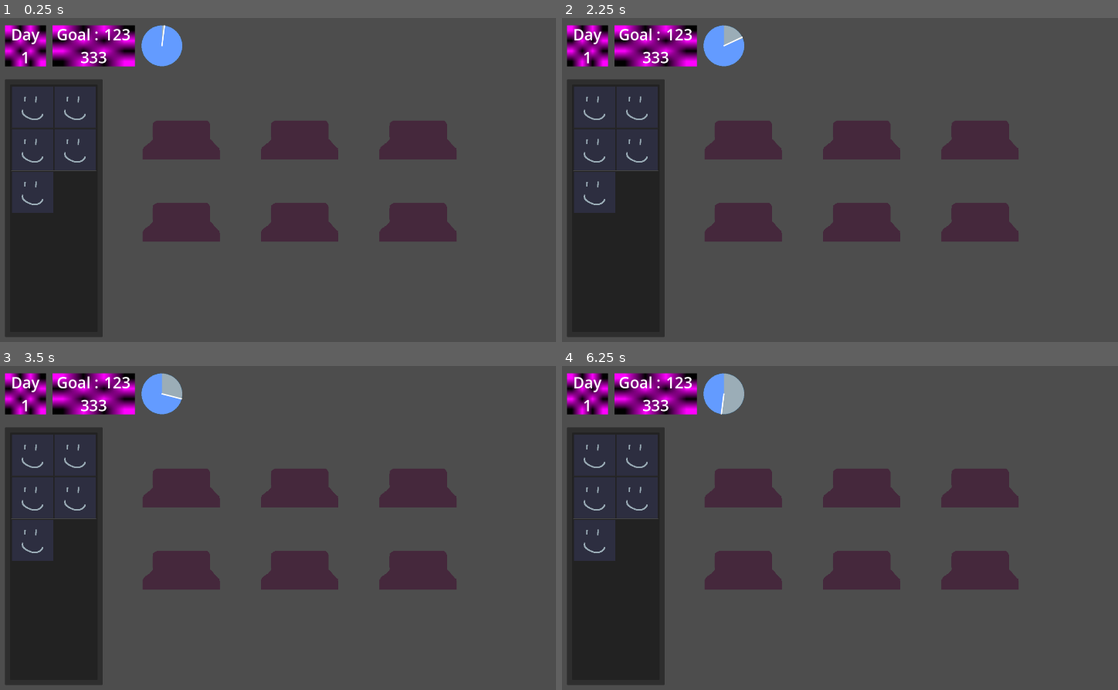
Above: before the commit, frames 1-4 (two rows, left to right).
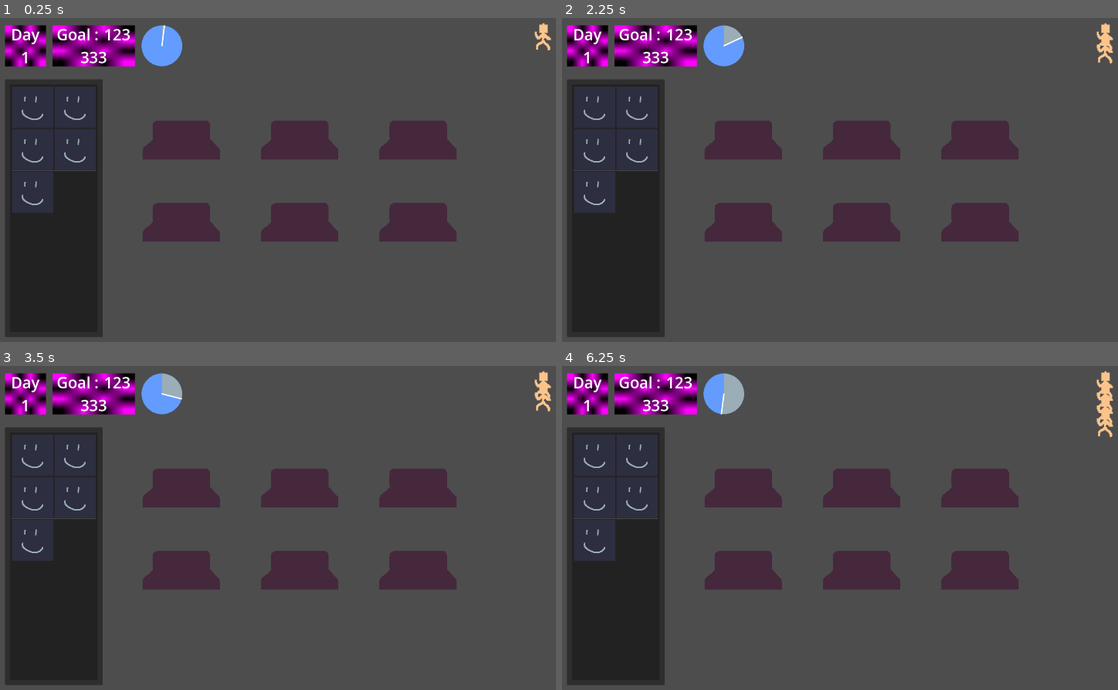
Above: after the commit, the same moments.

Repository: adiandrianto/GundamMaidCafe
Game: Godot game, scene res://Scenes/main_scene.tscn
The game is run twice, just before and just after one commit, with the same random seed, the same clock (stepped at 60 frames per second) and the same inputs.
Inputs (mouse positions are in pixels of both pictures, inside the frame that each line leads up to):
- Up to frame 1 (0.25 s): no input
- Up to frame 2 (2.25 s): tap Enter at 0.5 s; move the mouse to (1001, 170) at 0.52 s; click (1001, 170) at 0.67 s; drag from (739, 205) to (862, 137) at 1.27 s; tap Space at 2 s; move the mouse to (928, 111) at 2.02 s; click (928, 111) at 2.17 s
- Up to frame 3 (3.5 s): tap Enter at 2.75 s; drag from (272, 605) to (300, 485) at 2.77 s
- Up to frame 4 (6.25 s): tap Space at 3.5, 5.75 s; move the mouse to (1051, 589) at 3.52 s; click (1051, 589) at 3.67 s; drag from (678, 485) to (745, 570) at 4.27 s; tap Enter at 5 s; move the mouse to (895, 537) at 5.02 s; click (895, 537) at 5.17 s; drag from (773, 450) to (979, 570) at 5.77 s

The runs differ from the first frame. In frame 1, 0.1% of the frame differs, in the area x 96-100%, y 1-11%; in frame 2, 0.2%; in frame 3, 0.2%; in frame 4, 0.4%, in the area x 96-100%, y 1-22%.

Commit message:
fix drag bug

Diff:
--- /dev/null
+++ b/Resources/Levels/level_01.tres
@@ -0,0 +1,13 @@
+[gd_resource type="Resource" script_class="LevelParam" format=3 uid="uid://dd578tonen54x"]
+
+[ext_resource type="Script" uid="uid://exowwjnkm4qb" path="res://Resources/Levels/level_base.gd" id="1_2rucu"]
+
+[resource]
+script = ExtResource("1_2rucu")
+level = 1
+total_table = 4
+total_goal = 20
+level_duration = 30.0
+total_maid = 5
+total_customer = 8
+metadata/_custom_type_script = "uid://exowwjnkm4qb"
--- a/Resources/Levels/level_base.gd
+++ b/Resources/Levels/level_base.gd
@@ -1,7 +1,10 @@
-extends Node
-class_name LevelRes
+extends Resource
+class_name LevelParam
 
 @export var level: int
 @export var total_table: int
 @export var total_goal: int
 @export var level_duration: float #berapa detik waktunya
+
+@export var total_maid: int
+@export var total_customer: int
--- a/Scenes/Prefabs/customer.tscn
+++ b/Scenes/Prefabs/customer.tscn
@@ -12,6 +12,7 @@
 script = ExtResource("1_678vv")
 
 [node name="Sprite" type="Sprite2D" parent="." unique_id=385557896]
+unique_name_in_owner = true
 material = ExtResource("2_678vv")
 texture = ExtResource("1_c1v3n")
 
@@ -19,3 +20,4 @@
 shape = SubResource("CapsuleShape2D_g1rta")
 
 [connection signal="area_entered" from="." to="." method="_on_area_entered"]
+[connection signal="area_exited" from="." to="." method="_on_area_exited"]
--- a/Scenes/Prefabs/level.gd
+++ b/Scenes/Prefabs/level.gd
@@ -1,3 +1,23 @@
 extends Node
 
-@export var level: LevelRes
+const CUSTOMER_SCENE = preload("uid://c45ii4qayngo0")
+
+@export var level: LevelParam
+
+@onready var customer_container: Node2D = %CustomerContainer
+@onready var customer_timer: Timer = %CustomerTimer
+
+func _ready() -> void:
+	customer_timer.timeout.connect(_customer_come)
+	_customer_come()
+
+func _customer_come():
+	if level.total_customer <= 0:
+		print("no more customer")
+		return
+	var customer: Customer = CUSTOMER_SCENE.instantiate()
+	customer.queue = customer_container
+	customer_container.add_child(customer)
+	customer_container.update_layout()
+
+	level.total_customer -= 1
--- /dev/null
+++ b/Scenes/customer_queue.gd
@@ -0,0 +1,10 @@
+extends Node2D
+
+@export var spacing := 40
+
+func update_layout():
+	for i in range(get_child_count()):
+		var customer = get_child(i)
+
+		customer.position = Vector2(0, i * spacing)
+		#customer.input_pickable = (i == 0)
--- a/Scenes/main_scene.tscn
+++ b/Scenes/main_scene.tscn
@@ -4,10 +4,12 @@
 [ext_resource type="Texture2D" uid="uid://bwewcyswgkccw" path="res://Assets/Visual/Timer/under.png" id="2_6ev3c"]
 [ext_resource type="Script" uid="uid://djukkam3b3ipd" path="res://Scenes/Prefabs/level.gd" id="2_huasi"]
 [ext_resource type="Texture2D" uid="uid://bv8g2acg7rq5h" path="res://Assets/Visual/Gundam/portrait_placeholder.png" id="2_maf8m"]
+[ext_resource type="Resource" uid="uid://dd578tonen54x" path="res://Resources/Levels/level_01.tres" id="3_m1efj"]
 [ext_resource type="Texture2D" uid="uid://gqrwyfcrtey5" path="res://Assets/Visual/Timer/progress.png" id="3_maf8m"]
 [ext_resource type="Script" uid="uid://bd0silew467al" path="res://Scripts/timer.gd" id="4_huasi"]
 [ext_resource type="Texture2D" uid="uid://drop2d8nm5yea" path="res://Assets/Visual/Timer/over.png" id="5_m1efj"]
 [ext_resource type="PackedScene" uid="uid://caad16wajmi5r" path="res://Scenes/Prefabs/table.tscn" id="7_maf8m"]
+[ext_resource type="Script" uid="uid://dpihwoxs0dphu" path="res://Scenes/customer_queue.gd" id="10_76v2p"]
 
 [sub_resource type="PlaceholderTexture2D" id="PlaceholderTexture2D_2ia5b"]
 size = Vector2(128, 128)
@@ -24,6 +26,7 @@
 grow_vertical = 2
 theme = ExtResource("1_iacmt")
 script = ExtResource("2_huasi")
+level = ExtResource("3_m1efj")
 
 [node name="BG" type="Control" parent="." unique_id=874234324]
 layout_mode = 1
@@ -32,6 +35,7 @@
 anchor_bottom = 1.0
 grow_horizontal = 2
 grow_vertical = 2
+mouse_filter = 2
 metadata/_edit_lock_ = true
 
 [node name="UI" type="Control" parent="." unique_id=935409973]
@@ -178,6 +182,7 @@
 anchor_bottom = 1.0
 grow_horizontal = 2
 grow_vertical = 2
+mouse_filter = 2
 
 [node name="MarginContainer" type="MarginContainer" parent="TableContainer" unique_id=1365365625]
 layout_mode = 0
@@ -213,6 +218,33 @@
 layout_mode = 2
 
 [node name="CustomerQueue" type="Control" parent="." unique_id=1491381192]
-anchors_preset = 0
-offset_right = 40.0
-offset_bottom = 40.0
+layout_mode = 1
+anchors_preset = 1
+anchor_left = 1.0
+anchor_right = 1.0
+grow_horizontal = 0
+pivot_offset_ratio = Vector2(1, 0)
+mouse_filter = 2
+
+[node name="MarginContainer" type="MarginContainer" parent="CustomerQueue" unique_id=902208456]
+layout_mode = 1
+anchors_preset = 1
+anchor_left = 1.0
+anchor_right = 1.0
+offset_left = -64.0
+offset_bottom = 64.0
+grow_horizontal = 0
+pivot_offset_ratio = Vector2(1, 0)
+mouse_filter = 2
+theme_override_constants/margin_top = 64
+theme_override_constants/margin_right = 128
+
+[node name="CustomerTimer" type="Timer" parent="CustomerQueue" unique_id=131248599]
+unique_name_in_owner = true
+wait_time = 2.0
+autostart = true
+
+[node name="CustomerContainer" type="Node2D" parent="." unique_id=2090199969]
+unique_name_in_owner = true
+position = Vector2(1707, 66)
+script = ExtResource("10_76v2p")
--- a/Scripts/customer.gd
+++ b/Scripts/customer.gd
@@ -1,30 +1,61 @@
 extends Area2D
 class_name Customer
 
-@onready var sprite: Sprite2D = $Sprite
+@onready var sprite: Sprite2D = %Sprite
 
-var is_on_table_area: bool = false
+var table_entered: Table = null
 var dragging := false
-var initial_position: Vector2
+var can_drag := true
+var queue: Node2D
 
 func _ready() -> void:
-	initial_position = global_position
+	if sprite.material:
+		sprite.material = sprite.material.duplicate()
 
 func _input(event):
 	if event is InputEventMouseButton:
-		if event.button_index == MOUSE_BUTTON_LEFT:
-			dragging = event.pressed
+		if event.button_index == MOUSE_BUTTON_LEFT and event.pressed:
+
+			var clicked = get_area_under_mouse()
+
+			if clicked == self:
+				dragging = true
+
+		elif event.button_index == MOUSE_BUTTON_LEFT and !event.pressed:
+			dragging = false
+
+func get_area_under_mouse() -> Area2D:
+	var space = get_world_2d().direct_space_state
+
+	var query := PhysicsPointQueryParameters2D.new()
+	query.position = get_global_mouse_position()
+	query.collide_with_areas = true
+
+	var results = space.intersect_point(query)
+
+	if results.is_empty():
+		return null
+
+	return results[0].collider
+
+#func _input_event(viewport, event, shape_idx):
+	#print("clicked")
+	#if event is InputEventMouseButton:
+		#if event.button_index == MOUSE_BUTTON_LEFT and can_drag:
+			#dragging = event.pressed
 
 func _process(_delta):
 	if dragging:
+		print("dragging")
 		global_position = get_global_mouse_position()
 		give_outline()
 	else:
 		remove_outline()
-		if not is_on_table_area:
-			global_position = initial_position
+		if table_entered == null:
+			if queue:
+				queue.update_layout()
 		else:
-			pass # taruh meja
+			table_entered.assign_customer(self)
 
 func give_outline():
 	if not sprite:
@@ -44,4 +75,8 @@
 func _on_area_entered(area: Area2D) -> void:
 	if area.get_parent() is not Table:
 		return
-	is_on_table_area = true
+	table_entered = area.get_parent()
+
+func _on_area_exited(area: Area2D) -> void:
+	if area.get_parent() is Table:
+		table_entered = null
--- a/Scripts/table.gd
+++ b/Scripts/table.gd
@@ -1,4 +1,4 @@
-extends Node2D
+extends Control
 class_name Table
 
 @onready var maid_spot: Marker2D = %MaidSpot
@@ -9,7 +9,9 @@
 
 func assign_customer(customer: Customer):
 	assigned_customer = customer
+	customer.reparent(self, true)
 	customer.global_position = customer_spot.global_position
+	customer.can_drag = false
 
 func assign_maid(maid: Maid):
 	assigned_maid = maid
Not shown, added: Scenes/customer_queue.gd.uid
